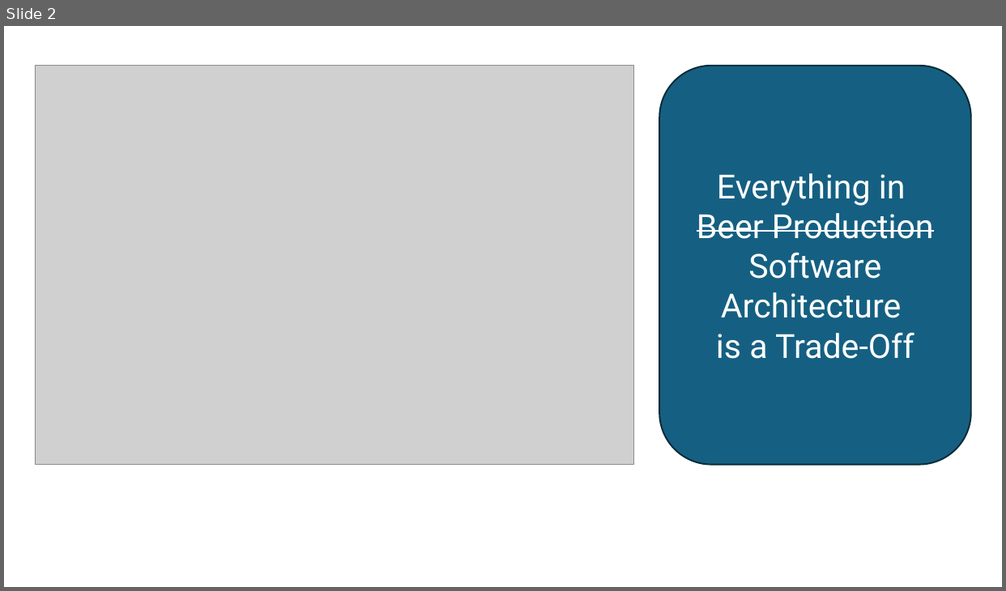
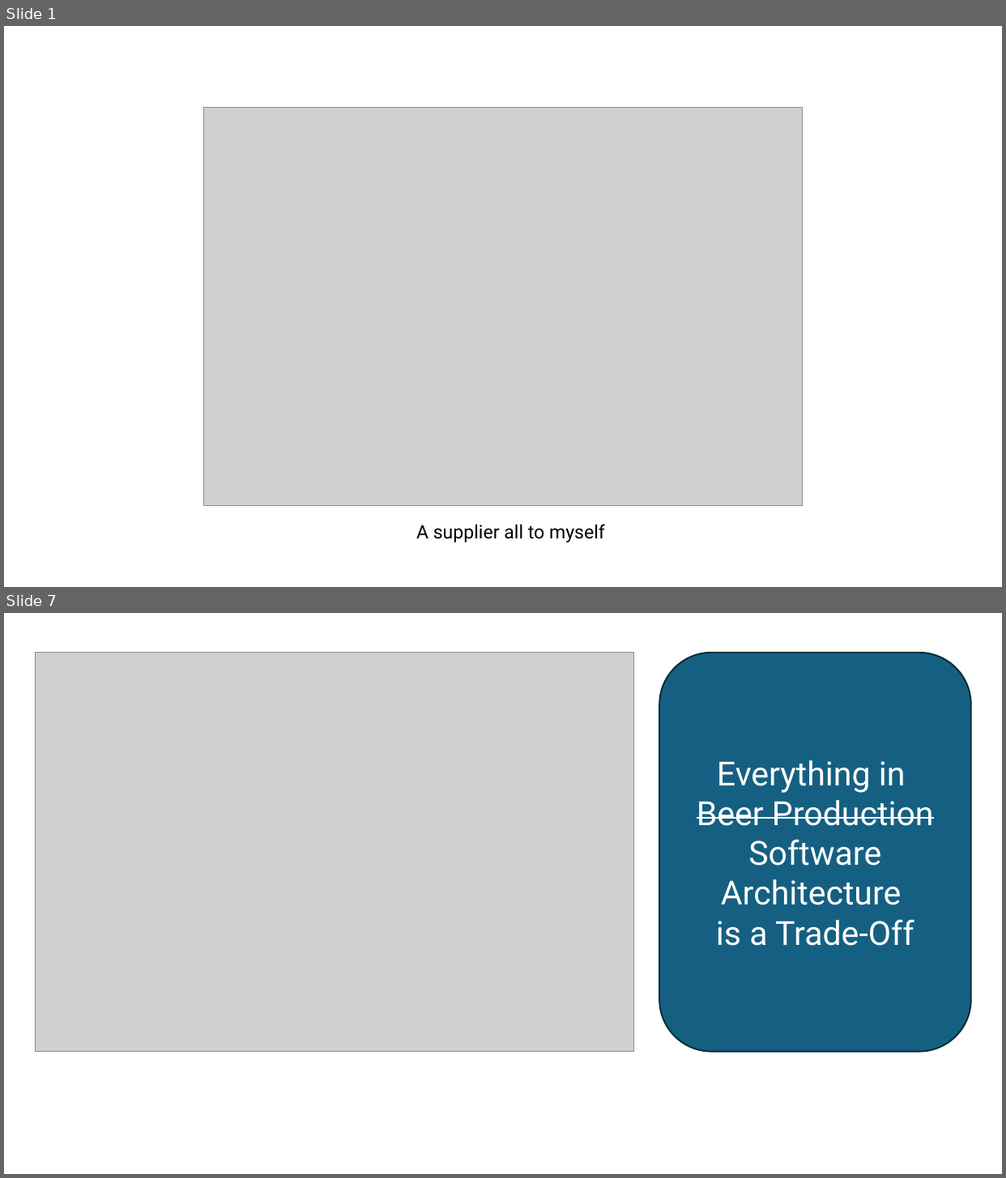
Before and after one commit to Ace68/BlazorAndDistributedSystems, a slide deck: slides/Ideas.pptx. Shown one above the other, each under a label of ours: slide 2 before the commit, slides 1 and 7 after it; the slides between them are not shown. The pictures are 1006x591 and 1006x1178 pixels, drawn with LibreOffice and Linux fonts; fonts in the diff are those of the drawing; grey boxes stand for pictures. Boxes give left, top, right and bottom in pixels: in the first picture for what was removed or moved away, otherwise in the second. Text is boxed around its words. In the diff, an @@ line names an element or a change of style, - is before the commit and + after.

```diff
--- a/slides/Ideas.pptx
+++ b/slides/Ideas.pptx
@@ slide 1 added at (4, 26, 1002, 587), background #FFFFFF @@
@@ picture added at (204, 107, 803, 506) @@
@@ text added at (416, 524, 605, 543), 18 pt, text #000000 @@
+A supplier all to myself
@@ what was slide 2 is now slide 7 @@
```
Also in this commit, not shown: 5 other slides added, 1 slide removed, 5 other files.
